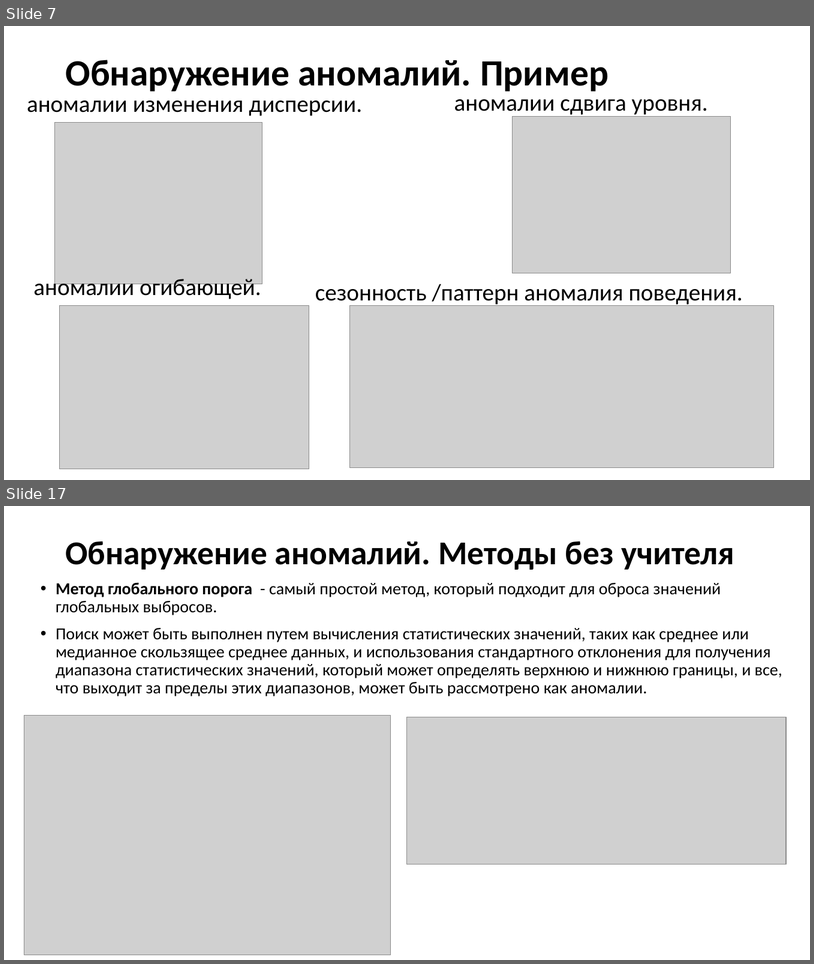
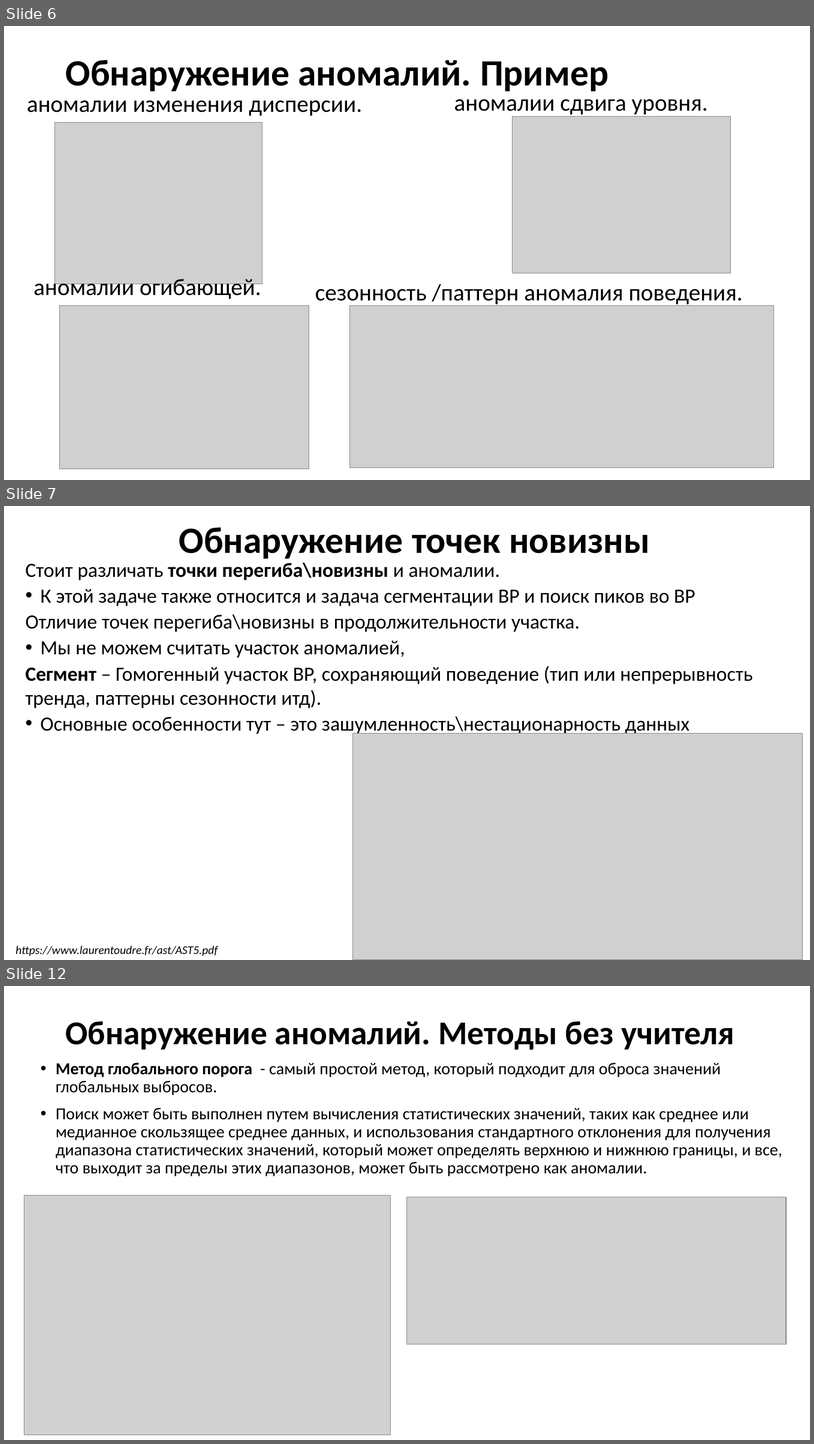
Before and after one commit to MVRonkin/TimeSeriesCourse, a slide deck: 2025/LEC/06-2 Обнаружение аномалий.pptx. Shown one above the other, each under a label of ours: slides 7 and 17 before the commit, slides 6, 7 and 12 after it; the slides between them are not shown. The pictures are 814x964 and 814x1444 pixels, drawn with LibreOffice and Linux fonts; fonts in the diff are those of the drawing; grey boxes stand for pictures. Boxes give left, top, right and bottom in pixels: in the first picture for what was removed or moved away, otherwise in the second. Text is boxed around its words. In the diff, an @@ line names an element or a change of style, - is before the commit and + after.

```diff
--- a/2025/LEC/06-2 Обнаружение аномалий.pptx
+++ b/2025/LEC/06-2 Обнаружение аномалий.pptx
@@ slide 7 added at (x1=4, y1=506, x2=810, y2=960), background #FFFFFF @@
@@ title added at (x1=179, y1=527, x2=650, y2=559), 44 pt, text #000000, bold @@
+Обнаружение точек новизны
@@ text added at (x1=26, y1=562, x2=753, y2=736), 24 pt, text #000000 @@
+Стоит различать точки перегиба\новизны и аномалии.
+• К этой задаче также относится и задача сегментации ВР и поиск пиков во ВР
+Отличие точек перегиба\новизны в продолжительности участка.
+• Мы не можем считать участок аномалией,
+Сегмент – Гомогенный участок ВР, сохраняющий поведение (тип или непрерывность тренда, паттерны сезонности итд).
+• Основные особенности тут – это зашумленность\нестационарность данных
@@ picture added at (x1=353, y1=733, x2=803, y2=960) @@
@@ text added at (x1=15, y1=945, x2=218, y2=955), 14 pt, text #000000, italic @@
+https://www.laurentoudre.fr/ast/AST5.pdf
@@ what was slide 7 is now slide 6 @@
@@ what was slide 17 is now slide 12 @@
```
Also in this commit, not shown: 9 slides changed, 1 other slide added, 2 slides removed.
